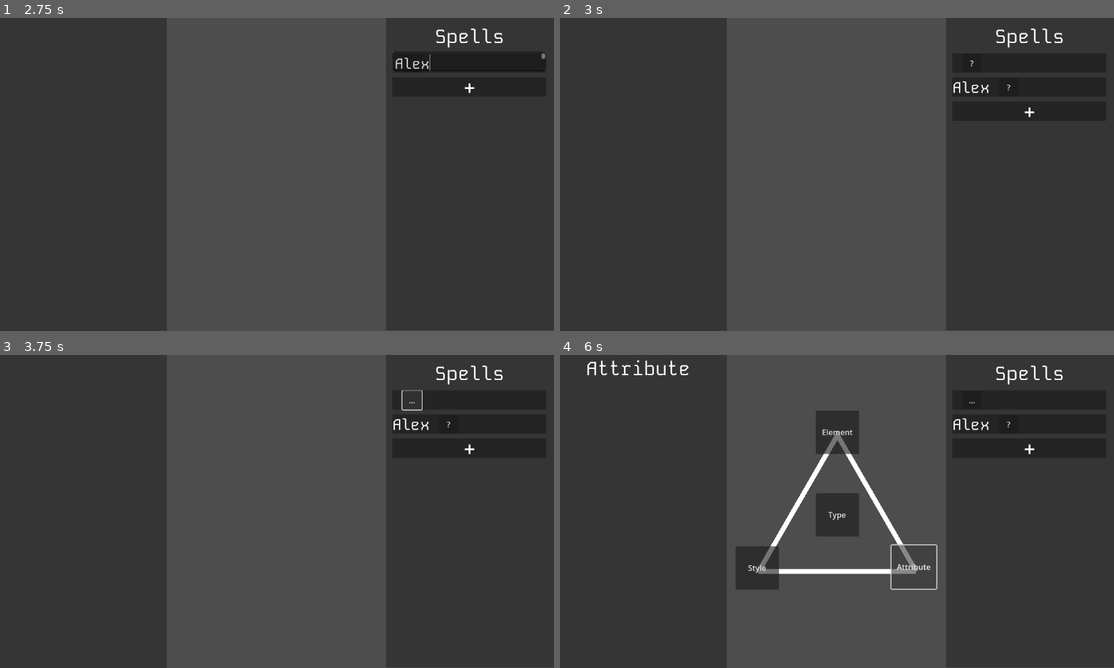
Above: before the commit, frames 1-4 (two rows, left to right).
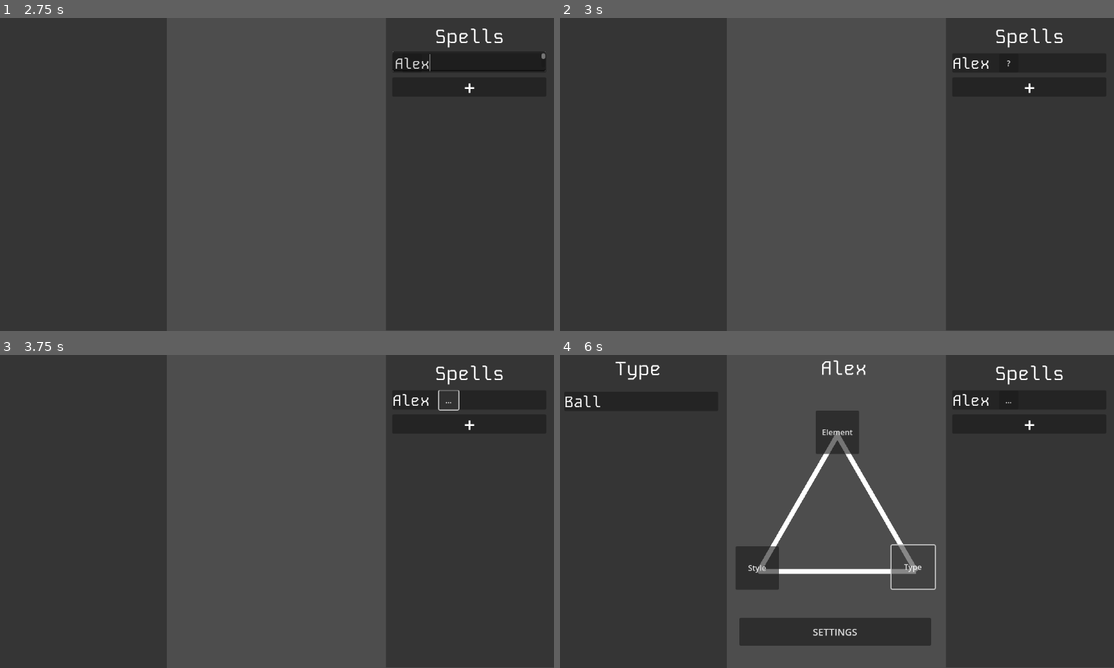
Above: after the commit, the same moments.

Repository: aayushrh/EnergyManipulation
Game: Godot game, scene res://World/magic_creation.tscn
Two runs of this game, one before a commit and one after it. Both use one fixed random seed, a clock stepped at 60 frames per second and the inputs below.
Inputs (mouse positions are in pixels of both pictures, inside the frame that each line leads up to):
- Up to frame 1 (2.75 s): click "+" at 0.5 s; click (470, 61) at 1.27 s; type "Alex" at 1.35 s; click (470, 61) at 2 s
- Up to frame 2 (3 s): tap Enter (enter) at 2.75, 2.85 s; move the mouse to (958, 158) at 2.77 s; hold D (right) from 2.78 s (still down); click (958, 158) at 2.92 s
- Up to frame 3 (3.75 s): release D (right) at 3.5 s; click "?" at 3.5 s
- Up to frame 4 (6 s): click "..." at 4.25 s; click (1030, 398) at 5.02 s; click (914, 567) at 5.75 s, where only the run before the commit has a clickable "Attribute"

Frame 1 is identical in both runs. In frame 2, 0.2% of the frame differs, in the area x 71-86%, y 12-32%; in frame 3, 0.3%; in frame 4, 5.0%, in the area x 1-86%, y 1-93%.

Commit message:
Add files via upload

Diff:
--- /dev/null
+++ b/World/Attributes.gd
@@ -0,0 +1,18 @@
+extends Node
+class_name Attributes
+
+var size
+var power
+var attack_speed
+var projectile_speed
+var stealth
+var supreme
+
+
+func _init(siz, pow, stlh):
+	size = siz/100+1
+	attack_speed = (-size)/100+1
+	power = pow/100+1
+	projectile_speed = (-pow)/100+1
+	stealth = stlh/100+1
+	supreme = (-stlh)/100+1
--- a/World/Spell.gd
+++ b/World/Spell.gd
@@ -6,7 +6,7 @@
 var attributes = null
 var type = null
 var spellName = ""
-var binding = ""
+var binding = null
 
 func _init(namen):
 	spellName = namen
--- a/World/SpellList.gd
+++ b/World/SpellList.gd
@@ -21,12 +21,14 @@
 
 func _process(delta):
 	if(adding and Input.is_action_just_pressed("enter")):
+		textEdit.undo()
 		var nname = textEdit.text
 		var found = false
 		for i in Global.spellList:
 			if(nname == i.spellName):
 				found = true
 		if !found and nname.length() < 15:
+			adding = false
 			Global.spellList.append(Spell.new(nname))
 			textEdit.visible = false
 			textEdit.text = ""
--- /dev/null
+++ b/World/UI/MagicSettings.gd
@@ -0,0 +1,69 @@
+extends Control
+
+@export var Title: Label
+@export var Size: HSlider
+@export var Power: HSlider
+@export var Stealth: HSlider
+@export var MagicMenu: Node2D
+@export var Name: TextEdit
+@export var SpellList: VBoxContainer
+@export var Keybind: Button
+
+var changing = false
+var keybind = ""
+
+func on_open():
+	Name.text = MagicMenu.selectedSpell.spellName
+	if(!(MagicMenu.selectedSpell.attributes == null)):
+		Size.value = (MagicMenu.selectedSpell.attributes.size-1)*100
+		Power.value = (MagicMenu.selectedSpell.attributes.power-1)*100
+		Stealth.value = (MagicMenu.selectedSpell.attributes.stealth-1)*100
+	Title.text = Name.text
+	keybind = (char)(MagicMenu.selectedSpell.binding)
+	Keybind.text = keybind
+
+func _on_exit_pressed():
+	var location = Global.spellList.find(MagicMenu.selectedSpell)
+	Global.spellList.remove_at(location)
+	MagicMenu.selectedSpell.attributes = Attributes.new(Size.value,Power.value,Stealth.value)
+	MagicMenu.selectedSpell.spellName = Name.text
+	MagicMenu.selectedSpell.binding = keybind
+	MagicMenu._changeSpell(MagicMenu.selectedSpell)
+	Global.spellList.insert(location,MagicMenu.selectedSpell)
+	SpellList.reload()
+	visible=false
+
+func _process(delta):
+	if(Input.is_action_just_pressed("enter")):
+		var found = false
+		Name.visible=false
+		Name.visible=true
+		Name.undo()
+		for i in Global.spellList:
+			if(Name.text == i.spellName):
+				found = true
+		if found or Name.text.length() >= 15:
+			Name.text = MagicMenu.selectedSpell.spellName
+
+
+func _on_deletion_pressed():
+	Global.spellList.remove_at(Global.spellList.find(MagicMenu.selectedSpell))
+	SpellList.reload()
+	MagicMenu.control_invisible()
+	if(MagicMenu.selectedSpell.element!=null):
+		Global.magicCards.append(MagicMenu.selectedSpell.element)
+	if(MagicMenu.selectedSpell.style!=null):
+		Global.magicCards.append(MagicMenu.selectedSpell.style)
+	if(MagicMenu.selectedSpell.type!=null):
+		Global.magicCards.append(MagicMenu.selectedSpell.type)
+	visible=false
+
+func _input(event):
+	if(event is InputEventKey and event.pressed and changing):
+		keybind = (event.keycode)
+		Keybind.text = (char)(keybind)
+		changing = false
+
+
+func _on_keybind_pressed():
+	changing = true
--- /dev/null
+++ b/World/UI/MagicSettings.tscn
@@ -0,0 +1,194 @@
+[gd_scene load_steps=6 format=3 uid="uid://b8wqxa30xfo8m"]
+
+[ext_resource type="Script" path="res://World/UI/MagicSettings.gd" id="1_ahfbw"]
+
+[sub_resource type="StyleBoxFlat" id="StyleBoxFlat_n0w6v"]
+bg_color = Color(0.301961, 0.301961, 0.301961, 1)
+
+[sub_resource type="StyleBoxEmpty" id="StyleBoxEmpty_hrwwd"]
+
+[sub_resource type="StyleBoxEmpty" id="StyleBoxEmpty_axwco"]
+
+[sub_resource type="StyleBoxEmpty" id="StyleBoxEmpty_wo8ml"]
+
+[node name="MagicSettings" type="Control" node_paths=PackedStringArray("Title", "Size", "Power", "Stealth", "Name", "Keybind")]
+layout_mode = 3
+anchors_preset = 0
+script = ExtResource("1_ahfbw")
+Title = NodePath("ColorRect2/PanelContainer/MarginContainer/ScrollContainer/MarginContainer/Action List/Title")
+Size = NodePath("ColorRect2/PanelContainer/MarginContainer/ScrollContainer/MarginContainer/Action List/Size_CastingSpeed")
+Power = NodePath("ColorRect2/PanelContainer/MarginContainer/ScrollContainer/MarginContainer/Action List/Power_ProjectileSpeed")
+Stealth = NodePath("ColorRect2/PanelContainer/MarginContainer/ScrollContainer/MarginContainer/Action List/Stealth_Supreme")
+Name = NodePath("ColorRect2/PanelContainer/MarginContainer/ScrollContainer/MarginContainer/Action List/Renaming")
+Keybind = NodePath("ColorRect2/PanelContainer/MarginContainer/ScrollContainer/MarginContainer/Action List/Keybind")
+
+[node name="ColorRect2" type="ColorRect" parent="."]
+offset_left = -15.0
+offset_top = -13.0
+offset_right = 1164.0
+offset_bottom = 665.0
+color = Color(0.207843, 0.207843, 0.207843, 0.458824)
+
+[node name="PanelContainer" type="PanelContainer" parent="ColorRect2"]
+layout_mode = 1
+anchors_preset = 8
+anchor_left = 0.5
+anchor_top = 0.5
+anchor_right = 0.5
+anchor_bottom = 0.5
+offset_left = -435.0
+offset_top = -278.0
+offset_right = 438.0
+offset_bottom = 266.0
+grow_horizontal = 2
+grow_vertical = 2
+mouse_filter = 2
+theme_override_styles/panel = SubResource("StyleBoxFlat_n0w6v")
+
+[node name="MarginContainer" type="MarginContainer" parent="ColorRect2/PanelContainer"]
+layout_mode = 2
+mouse_filter = 2
+theme_override_constants/margin_top = 24
+theme_override_constants/margin_bottom = 24
+
+[node name="ScrollContainer" type="ScrollContainer" parent="ColorRect2/PanelContainer/MarginContainer"]
+layout_mode = 2
+size_flags_vertical = 3
+scroll_horizontal_custom_step = 1199.13
+
+[node name="MarginContainer" type="MarginContainer" parent="ColorRect2/PanelContainer/MarginContainer/ScrollContainer"]
+layout_mode = 2
+size_flags_horizontal = 3
+mouse_filter = 2
+theme_override_constants/margin_left = 30
+theme_override_constants/margin_right = 30
+
+[node name="Action List" type="VBoxContainer" parent="ColorRect2/PanelContainer/MarginContainer/ScrollContainer/MarginContainer"]
+layout_mode = 2
+size_flags_horizontal = 3
+mouse_filter = 2
+theme_override_constants/separation = 20
+
+[node name="Title" type="Label" parent="ColorRect2/PanelContainer/MarginContainer/ScrollContainer/MarginContainer/Action List"]
+layout_mode = 2
+size_flags_horizontal = 4
+theme_override_font_sizes/font_size = 40
+text = "Placeholder Text Here"
+
+[node name="Renaming" type="TextEdit" parent="ColorRect2/PanelContainer/MarginContainer/ScrollContainer/MarginContainer/Action List"]
+custom_minimum_size = Vector2(0, 40)
+layout_mode = 2
+
+[node name="Size_CastingSpeed" type="HSlider" parent="ColorRect2/PanelContainer/MarginContainer/ScrollContainer/MarginContainer/Action List"]
+custom_minimum_size = Vector2(0, 40)
+layout_mode = 2
+theme_override_styles/grabber_area = SubResource("StyleBoxEmpty_hrwwd")
+theme_override_styles/grabber_area_highlight = SubResource("StyleBoxEmpty_axwco")
+min_value = -50.0
+max_value = 50.0
+
+[node name="Size_CastingSpeed2" type="Label" parent="ColorRect2/PanelContainer/MarginContainer/ScrollContainer/MarginContainer/Action List/Size_CastingSpeed"]
+custom_minimum_size = Vector2(0, 40)
+layout_mode = 2
+offset_top = -12.5
+offset_right = 45.0
+offset_bottom = 27.5
+theme_override_font_sizes/font_size = 20
+text = "Size
+"
+
+[node name="Size_CastingSpeed3" type="Label" parent="ColorRect2/PanelContainer/MarginContainer/ScrollContainer/MarginContainer/Action List/Size_CastingSpeed"]
+custom_minimum_size = Vector2(0, 40)
+layout_mode = 1
+anchors_preset = 1
+anchor_left = 1.0
+anchor_right = 1.0
+offset_left = -127.0
+offset_top = -12.5
+offset_bottom = 27.5
+grow_horizontal = 0
+theme_override_font_sizes/font_size = 20
+text = "Attack Speed"
+
+[node name="Power_ProjectileSpeed" type="HSlider" parent="ColorRect2/PanelContainer/MarginContainer/ScrollContainer/MarginContainer/Action List"]
+custom_minimum_size = Vector2(0, 40)
+layout_mode = 2
+theme_override_styles/grabber_area = SubResource("StyleBoxEmpty_hrwwd")
+theme_override_styles/grabber_area_highlight = SubResource("StyleBoxEmpty_axwco")
+min_value = -50.0
+max_value = 50.0
+
+[node name="Power_ProjectileSpeed2" type="Label" parent="ColorRect2/PanelContainer/MarginContainer/ScrollContainer/MarginContainer/Action List/Power_ProjectileSpeed"]
+custom_minimum_size = Vector2(0, 40)
+layout_mode = 2
+offset_top = -12.5
+offset_right = 65.0
+offset_bottom = 27.5
+theme_override_font_sizes/font_size = 20
+text = "Power
+"
+
+[node name="Power_ProjectileSpeed3" type="Label" parent="ColorRect2/PanelContainer/MarginContainer/ScrollContainer/MarginContainer/Action List/Power_ProjectileSpeed"]
+custom_minimum_size = Vector2(0, 40)
+layout_mode = 1
+anchors_preset = 1
+anchor_left = 1.0
+anchor_right = 1.0
+offset_left = -155.0
+offset_top = -12.5
+offset_bottom = 27.5
+grow_horizontal = 0
+theme_override_font_sizes/font_size = 20
+text = "Projectile Speed
+"
+
+[node name="Stealth_Supreme" type="HSlider" parent="ColorRect2/PanelContainer/MarginContainer/ScrollContainer/MarginContainer/Action List"]
+custom_minimum_size = Vector2(0, 40)
+layout_mode = 2
+theme_override_styles/grabber_area = SubResource("StyleBoxEmpty_wo8ml")
+theme_override_styles/grabber_area_highlight = SubResource("StyleBoxEmpty_axwco")
+min_value = -50.0
+max_value = 50.0
+
+[node name="Stealth_Supreme2" type="Label" parent="ColorRect2/PanelContainer/MarginContainer/ScrollContainer/MarginContainer/Action List/Stealth_Supreme"]
+custom_minimum_size = Vector2(0, 40)
+layout_mode = 2
+offset_top = -12.5
+offset_right = 73.0
+offset_bottom = 27.5
+theme_override_font_sizes/font_size = 20
+text = "Stealth
+"
+
+[node name="Stealth_Supreme3" type="Label" parent="ColorRect2/PanelContainer/MarginContainer/ScrollContainer/MarginContainer/Action List/Stealth_Supreme"]
+custom_minimum_size = Vector2(0, 40)
+layout_mode = 1
+anchors_preset = 1
+anchor_left = 1.0
+anchor_right = 1.0
+offset_left = -87.0
+offset_top = -12.5
+offset_bottom = 27.5
+grow_horizontal = 0
+theme_override_font_sizes/font_size = 20
+text = "Supreme"
+
+[node name="Keybind" type="Button" parent="ColorRect2/PanelContainer/MarginContainer/ScrollContainer/MarginContainer/Action List"]
+custom_minimum_size = Vector2(0, 40)
+layout_mode = 2
+
+[node name="Deletion" type="Button" parent="ColorRect2/PanelContainer/MarginContainer/ScrollContainer/MarginContainer/Action List"]
+custom_minimum_size = Vector2(0, 40)
+layout_mode = 2
+text = "Remove"
+
+[node name="Exit" type="Button" parent="."]
+offset_left = 158.0
+offset_top = 58.0
+offset_right = 230.0
+offset_bottom = 89.0
+text = "GTFO"
+
+[connection signal="pressed" from="ColorRect2/PanelContainer/MarginContainer/ScrollContainer/MarginContainer/Action List/Keybind" to="." method="_on_keybind_pressed"]
+[connection signal="pressed" from="ColorRect2/PanelContainer/MarginContainer/ScrollContainer/MarginContainer/Action List/Deletion" to="." method="_on_deletion_pressed"]
+[connection signal="pressed" from="Exit" to="." method="_on_exit_pressed"]
--- a/World/UI/SpellButton.gd
+++ b/World/UI/SpellButton.gd
@@ -8,7 +8,10 @@
 
 func _initialize():
 	nameText.text = spell.spellName
-	$HBoxContainer/Button.text = "?"
+	if(spell.binding == null):
+		$HBoxContainer/Button.text = "?"
+	else:
+		$HBoxContainer/Button.text = (char)(spell.binding)
 
 func _on_pressed():
 	magicMenu._changeSpell(spell)
--- a/World/UI/input_change_system.tscn
+++ b/World/UI/input_change_system.tscn
@@ -64,23 +64,19 @@
 theme_override_constants/margin_top = 24
 theme_override_constants/margin_bottom = 24
 
-[node name="VBoxContainer" type="VBoxContainer" parent="PanelContainer/MarginContainer"]
-layout_mode = 2
-mouse_filter = 2
-
-[node name="ScrollContainer" type="ScrollContainer" parent="PanelContainer/MarginContainer/VBoxContainer"]
+[node name="ScrollContainer" type="ScrollContainer" parent="PanelContainer/MarginContainer"]
 layout_mode = 2
 size_flags_vertical = 3
 scroll_horizontal_custom_step = 1199.13
 
-[node name="MarginContainer" type="MarginContainer" parent="PanelContainer/MarginContainer/VBoxContainer/ScrollContainer"]
+[node name="MarginContainer" type="MarginContainer" parent="PanelContainer/MarginContainer/ScrollContainer"]
 layout_mode = 2
 size_flags_horizontal = 3
 mouse_filter = 2
 theme_override_constants/margin_left = 30
 theme_override_constants/margin_right = 30
 
-[node name="Action List" type="VBoxContainer" parent="PanelContainer/MarginContainer/VBoxContainer/ScrollContainer/MarginContainer"]
+[node name="Action List" type="VBoxContainer" parent="PanelContainer/MarginContainer/ScrollContainer/MarginContainer"]
 layout_mode = 2
 size_flags_horizontal = 3
 mouse_filter = 2
--- a/World/magic_creation.gd
+++ b/World/magic_creation.gd
@@ -14,7 +14,7 @@
 	ifNullDefault("Element", element, nspell.element)
 	ifNullDefault("Style", style, nspell.style)
 	ifNullDefault("Type", type, nspell.type)
-	$CurrentSpell.text = selectedSpell.spellName
+	$Control/CurrentSpell.text = selectedSpell.spellName
 
 func ifNullDefault(default, change, check):
 	if(check != null):
@@ -25,8 +25,9 @@
 func _inputCard(card):
 	if selectedSpell != null:
 		if (card.type == 0 and selectedSpell.element == null) or (card.type == 1 and selectedSpell.style == null) or (card.type == 2 and selectedSpell.type == null):
+			var location = Global.spellList.find(selectedSpell)
 			Global.magicCards.remove_at(Global.magicCards.find(card))
-			Global.spellList.remove_at(Global.spellList.find(selectedSpell))
+			Global.spellList.remove_at(location)
 			match card.type:
 				0:
 					selectedSpell.element = card
@@ -34,22 +35,7 @@
 					selectedSpell.style = card
 				2:
 					selectedSpell.type = card
-			Global.spellList.append(selectedSpell)
-			cardList._reload(card.type)
-		else:
-			Global.magicCards.remove_at(Global.magicCards.find(card))
-			Global.spellList.remove_at(Global.spellList.find(selectedSpell))
-			match card.type:
-				0:
-					Global.magicCards.append(selectedSpell.element)
-					selectedSpell.element = card
-				1:
-					Global.magicCards.append(selectedSpell.style)
-					selectedSpell.style = card
-				2:
-					Global.magicCards.append(selectedSpell.type)
-					selectedSpell.type = card
-			Global.spellList.append(selectedSpell)
+			Global.spellList.insert(location, selectedSpell)
 			cardList._reload(card.type)
 		_changeSpell(selectedSpell)
 
@@ -66,6 +52,9 @@
 		return true
 	_change(type)
 	return false
+
+func control_invisible():
+	$Control.visible=false
 
 func _on_element_2_pressed():
 	if(reset("Element", selectedSpell.element, 0)):
@@ -88,3 +77,8 @@
 		selectedSpell.type = null
 		_changeSpell(selectedSpell)
 		_change(2)
+
+
+func _on_button_pressed():
+	$MagicSettings.visible = true
+	$MagicSettings.on_open()
--- a/World/magic_creation.tscn
+++ b/World/magic_creation.tscn
@@ -1,8 +1,9 @@
-[gd_scene load_steps=6 format=3 uid="uid://40bmdusc71q3"]
+[gd_scene load_steps=7 format=3 uid="uid://40bmdusc71q3"]
 
 [ext_resource type="FontFile" uid="uid://tffy4cxls2dq" path="res://Art/KodeMono-Regular.ttf" id="1_ho38x"]
 [ext_resource type="Script" path="res://World/magic_creation.gd" id="1_kd2ls"]
 [ext_resource type="Script" path="res://World/CardList.gd" id="4_fkw6w"]
+[ext_resource type="PackedScene" uid="uid://b8wqxa30xfo8m" path="res://World/UI/MagicSettings.tscn" id="6_0whim"]
 [ext_resource type="Script" path="res://World/SpellList.gd" id="6_q74it"]
 [ext_resource type="PackedScene" uid="uid://dqatyjcy8scuy" path="res://World/UI/SpellButton.tscn" id="7_340hf"]
 
@@ -36,26 +37,41 @@
 offset_bottom = 486.0
 text = "STYLE"
 
-[node name="Attribute" type="Button" parent="Control"]
+[node name="SpellType" type="Button" parent="Control"]
 layout_mode = 0
 offset_left = 691.0
 offset_top = 394.0
-offset_right = 784.0
+offset_right = 781.0
 offset_bottom = 484.0
-text = "Attribute"
-
-[node name="SpellType" type="Button" parent="Control"]
-layout_mode = 0
-offset_left = 534.0
-offset_top = 286.0
-offset_right = 624.0
-offset_bottom = 376.0
 text = "TYPE"
 
 [node name="Line2D" type="Line2D" parent="Control"]
 z_index = -1
 position = Vector2(693, 399)
 points = PackedVector2Array(49, 49, -114, -233, -277, 49, 49, 49)
+
+[node name="CurrentSpell" type="Label" parent="Control"]
+layout_mode = 1
+anchors_preset = 15
+anchor_right = 1.0
+anchor_bottom = 1.0
+offset_left = 572.0
+offset_top = 0.5
+offset_right = 572.0
+offset_bottom = 52.5
+grow_horizontal = 2
+grow_vertical = 2
+theme_override_fonts/font = ExtResource("1_ho38x")
+theme_override_font_sizes/font_size = 40
+
+[node name="Settings" type="Button" parent="Control"]
+layout_mode = 0
+offset_left = 376.0
+offset_top = 544.0
+offset_right = 773.0
+offset_bottom = 602.0
+theme_override_font_sizes/font_size = 20
+text = "SETTINGS"
 
 [node name="CardSelection" type="ColorRect" parent="."]
 offset_right = 350.0
@@ -119,6 +135,7 @@
 
 [node name="Button" parent="SpellSelection/Control/ScrollContainer/SpellList" instance=ExtResource("7_340hf")]
 layout_mode = 2
+focus_mode = 0
 
 [node name="AddButton" type="Button" parent="SpellSelection/Control/ScrollContainer/SpellList"]
 custom_minimum_size = Vector2(0, 40)
@@ -172,21 +189,6 @@
 theme_override_font_sizes/font_size = 40
 text = "Spells"
 
-[node name="CurrentSpell" type="Label" parent="."]
-anchors_preset = 15
-anchor_right = 1.0
-anchor_bottom = 1.0
-offset_left = 572.0
-offset_top = 2.0
-offset_right = 572.0
-offset_bottom = 54.0
-grow_horizontal = 2
-grow_vertical = 2
-theme_override_fonts/font = ExtResource("1_ho38x")
-theme_override_font_sizes/font_size = 40
-text = "
-"
-
 [node name="TextEdit" type="TextEdit" parent="."]
 visible = false
 offset_left = 818.0
@@ -196,8 +198,13 @@
 theme_override_fonts/font = ExtResource("1_ho38x")
 theme_override_font_sizes/font_size = 30
 
+[node name="MagicSettings" parent="." node_paths=PackedStringArray("MagicMenu", "SpellList") instance=ExtResource("6_0whim")]
+visible = false
+MagicMenu = NodePath("..")
+SpellList = NodePath("../SpellSelection/Control/ScrollContainer/SpellList")
+
 [connection signal="pressed" from="Control/Element" to="." method="_on_element_2_pressed"]
 [connection signal="pressed" from="Control/Style" to="." method="_on_symbol_2_pressed"]
-[connection signal="pressed" from="Control/Attribute" to="." method="_on_attribute_2_pressed"]
 [connection signal="pressed" from="Control/SpellType" to="." method="_on_spell_type_pressed"]
+[connection signal="pressed" from="Control/Settings" to="." method="_on_button_pressed"]
 [connection signal="pressed" from="SpellSelection/Control/ScrollContainer/SpellList/AddButton" to="SpellSelection/Control/ScrollContainer/SpellList" method="_on_add_button_pressed"]
--- a/project.godot
+++ b/project.godot
@@ -12,7 +12,7 @@
 
 config/name="EnergyManipulation"
 run/main_scene="res://World/magic_creation.tscn"
-config/features=PackedStringArray("4.2", "GL Compatibility")
+config/features=PackedStringArray("4.1", "GL Compatibility")
 config/icon="res://icon.svg"
 
 [autoload]
